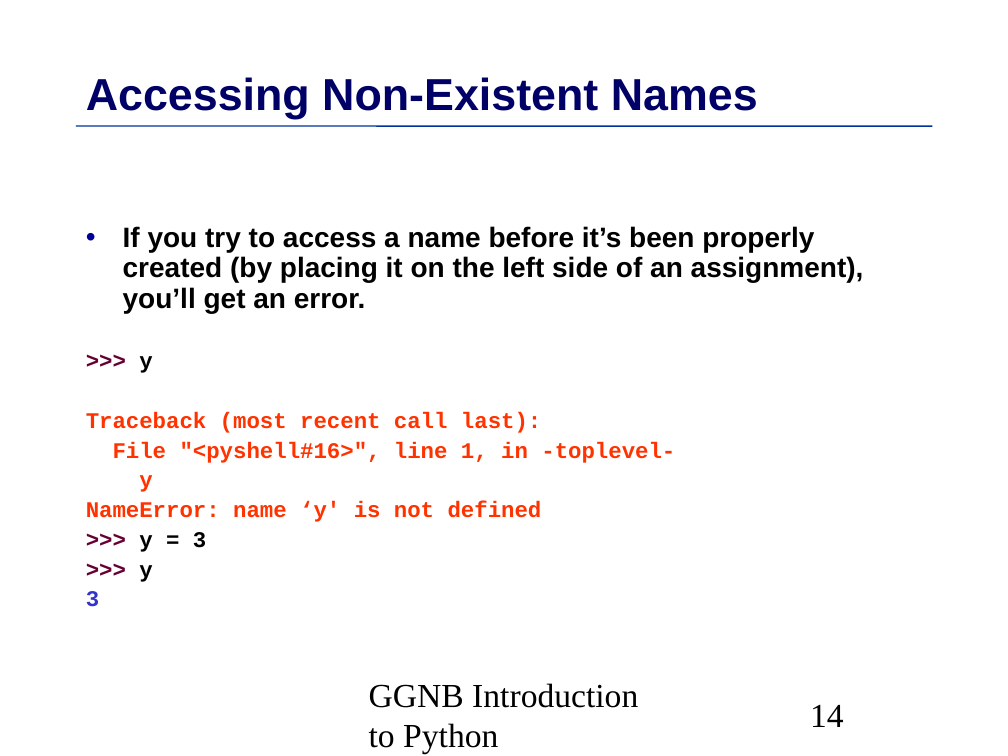
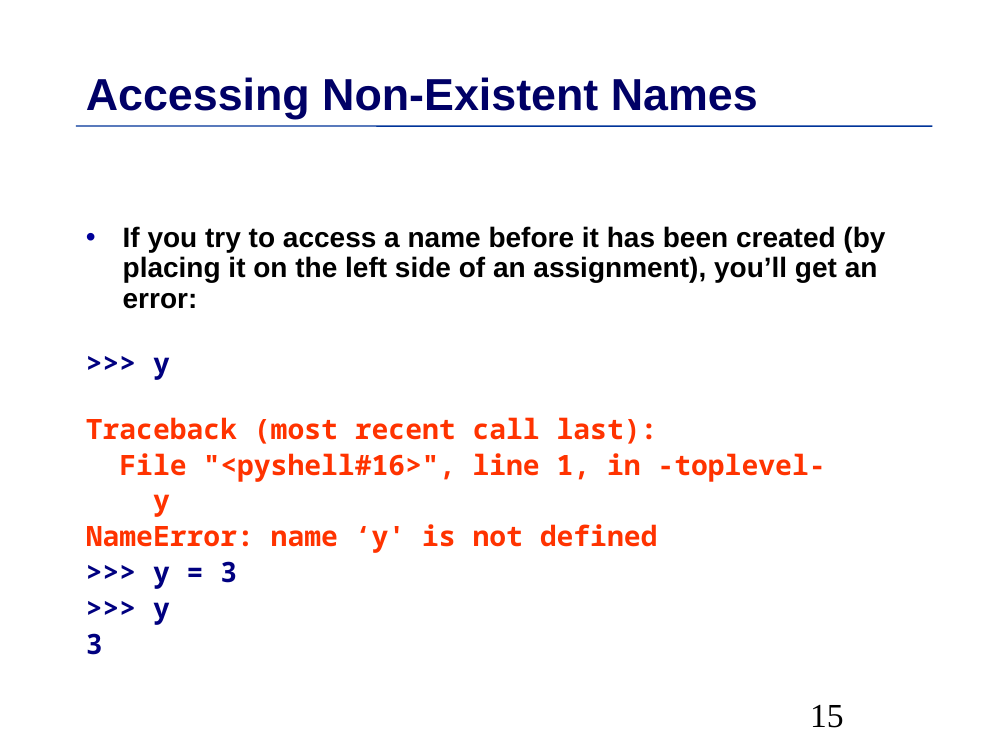
Before and after one commit to MPIDS/Python-Course, a slide deck: slide 15 of 01-basics/Talk/Python-Introduction.odp (slide 14 before the commit). Drawn at 1008x756 pixels with LibreOffice and Linux fonts; fonts in the diff are those of the drawing. Boxes give left, top, right and bottom in pixels: in the first picture for what was removed or moved away, otherwise in the second. Text is boxed around its words. In the diff, an @@ line names an element or a change of style, - is before the commit and + after.

```diff
--- a/01-basics/Talk/Python-Introduction.odp
+++ b/01-basics/Talk/Python-Introduction.odp
@@ text at [123, 226, 885, 309]: text changed @@
-• If you try to access a name before it’s been properly created (by placing it on the left side of an assignment), you’ll get an error.
+• If you try to access a name before it has been created (by placing it on the left side of an assignment), you’ll get an error:
@@ text at [86, 357, 825, 655]: size 16 to 20 pt, font Courier New to Noto Sans Mono in ">>> y", "Traceback (most recent call last):", "File "<pyshell#16>", line 1, in -toplevel-", "y" and 4 more places; text colour #660033 to #000080 in ">>>", ">>>", ">>>"; text colour #000000 to #000080 in "y", "y = 3", "y"; text colour #3333CC to #000080 in "3" @@
@@ text removed at [369, 683, 638, 754] @@
-GGNB Introduction to Python
@@ page number at [810, 705, 844, 728]: text changed @@
-14
+15
```
Also in this commit, not shown: 101 other slides changed, 2 slides added, 2 slides removed.
